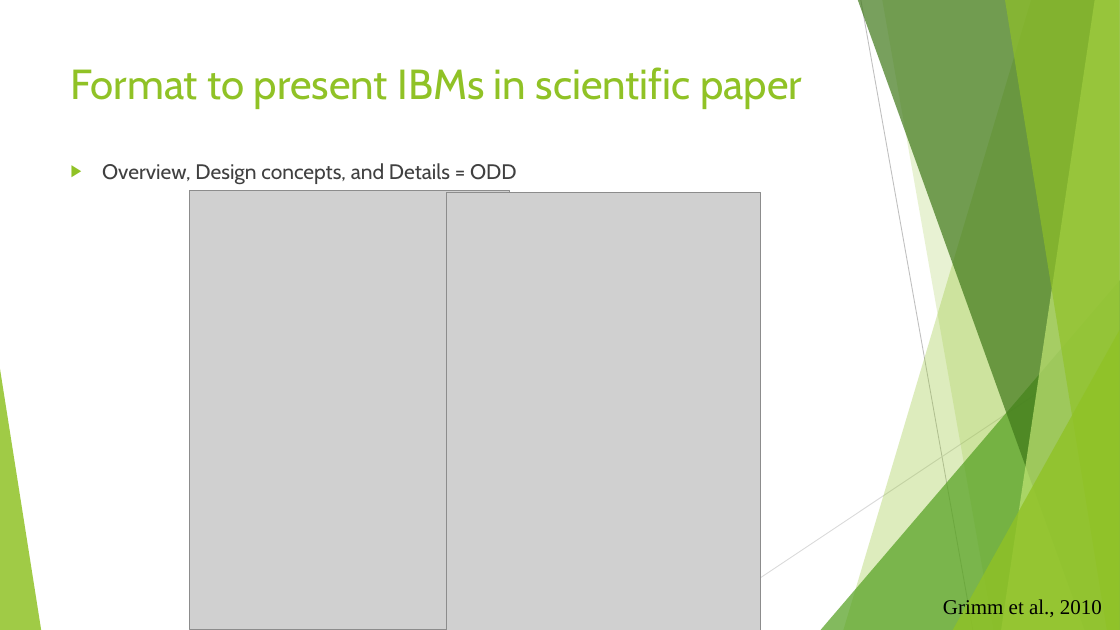
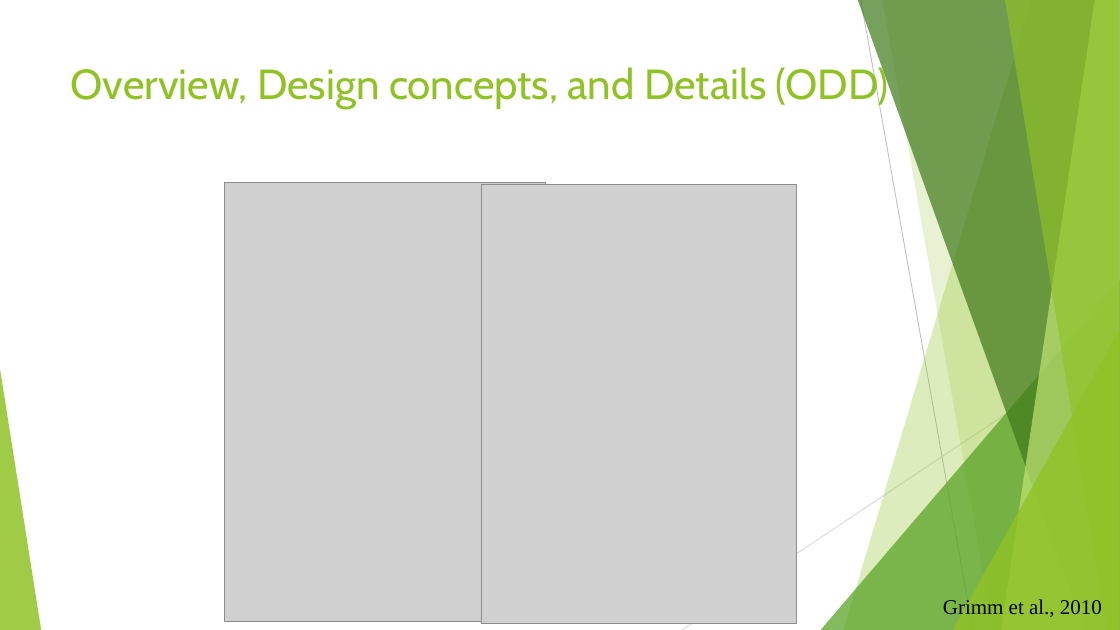
Before and after one commit to SarahBauduin/formation_IBM_NetLogoR, a slide deck: slide 6 of docs/slides/5_Publish.pptx (slide 5 before the commit). Drawn at 1120x630 pixels with LibreOffice and Linux fonts; fonts in the diff are those of the drawing; grey boxes stand for pictures. Boxes give left, top, right and bottom in pixels: in the first picture for what was removed or moved away, otherwise in the second. Text is boxed around its words. In the diff, an @@ line names an element or a change of style, - is before the commit and + after.

```diff
--- a/docs/slides/5_Publish.pptx
+++ b/docs/slides/5_Publish.pptx
@@ title at [71, 64, 889, 109]: text changed @@
-Format to present IBMs in scientific paper
+Overview, Design concepts, and Details (ODD)
@@ text removed at [102, 163, 517, 185] @@
-▶ Overview, Design concepts, and Details = ODD
@@ picture: place and size @@
-picture at [189, 191, 510, 629]
+picture at [225, 182, 546, 621]
@@ picture: place and size @@
-picture at [446, 192, 761, 630]
+picture at [482, 184, 797, 623]
```
Also in this commit, not shown: 2 slides added, 28 other files.
